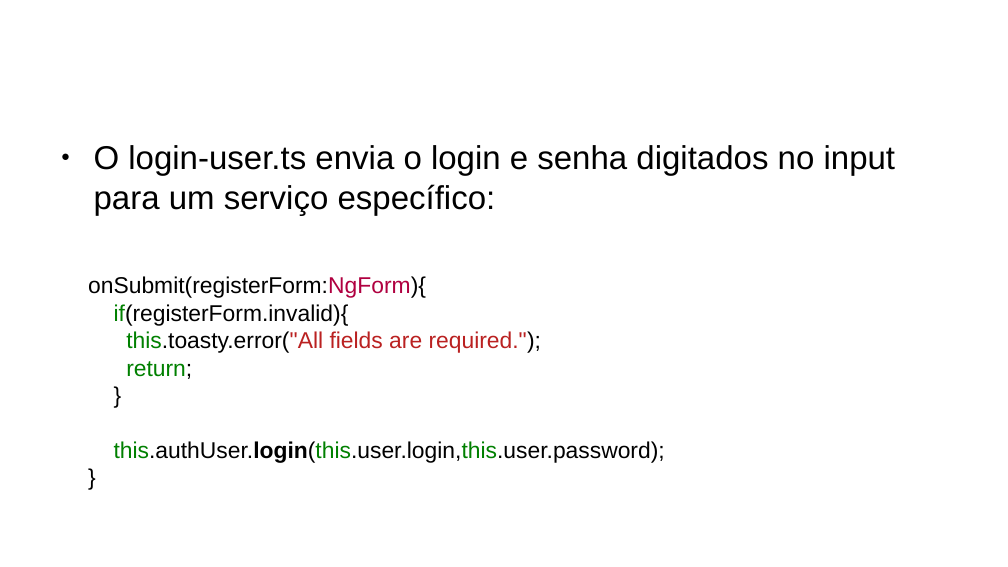
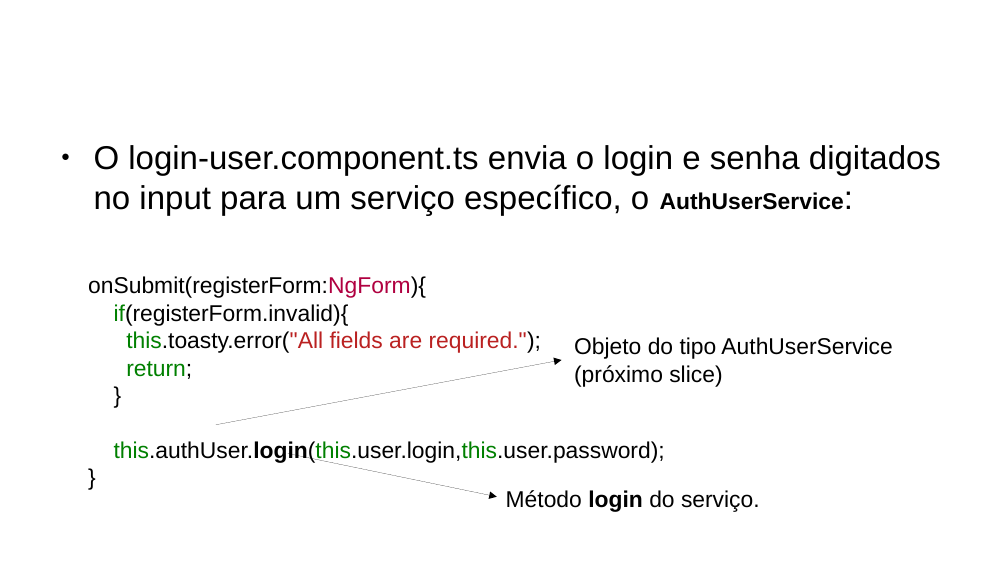
Before and after one commit to CCastro01/PIW-2019_1, a slide deck: slide 27 of SLIDES/14 - Refatoração do Projeto CRUD.odp. Drawn at 1008x567 pixels with LibreOffice and Linux fonts; fonts in the diff are those of the drawing; background and template pictures are left out. Boxes give left, top, right and bottom in pixels: in the first picture for what was removed or moved away, otherwise in the second. Text is boxed around its words. In the diff, an @@ line names an element or a change of style, - is before the commit and + after.

```diff
--- a/SLIDES/14 - Refatoração do Projeto CRUD.odp
+++ b/SLIDES/14 - Refatoração do Projeto CRUD.odp
@@ text at (94,145,941,215): text changed @@
-● O login-user.ts envia o login e senha digitados no input para um serviço específico:
+● O login-user.component.ts envia o login e senha digitados no input para um serviço específico, o AuthUserService:
@@ text added at (574,337,892,387), 18 pt, text #000000 @@
+Objeto do tipo AuthUserService
+(próximo slice)
@@ arrow added from (216, 425) to (562, 360), #000000 0 pt @@
@@ arrow added from (288, 454) to (497, 497), #000000 0 pt @@
@@ text added at (506,490,760,512), 18 pt, text #000000 @@
+Método login do serviço.
```
Also in this commit, not shown: 23 other slides changed, 1 slide added, 27 other files.
